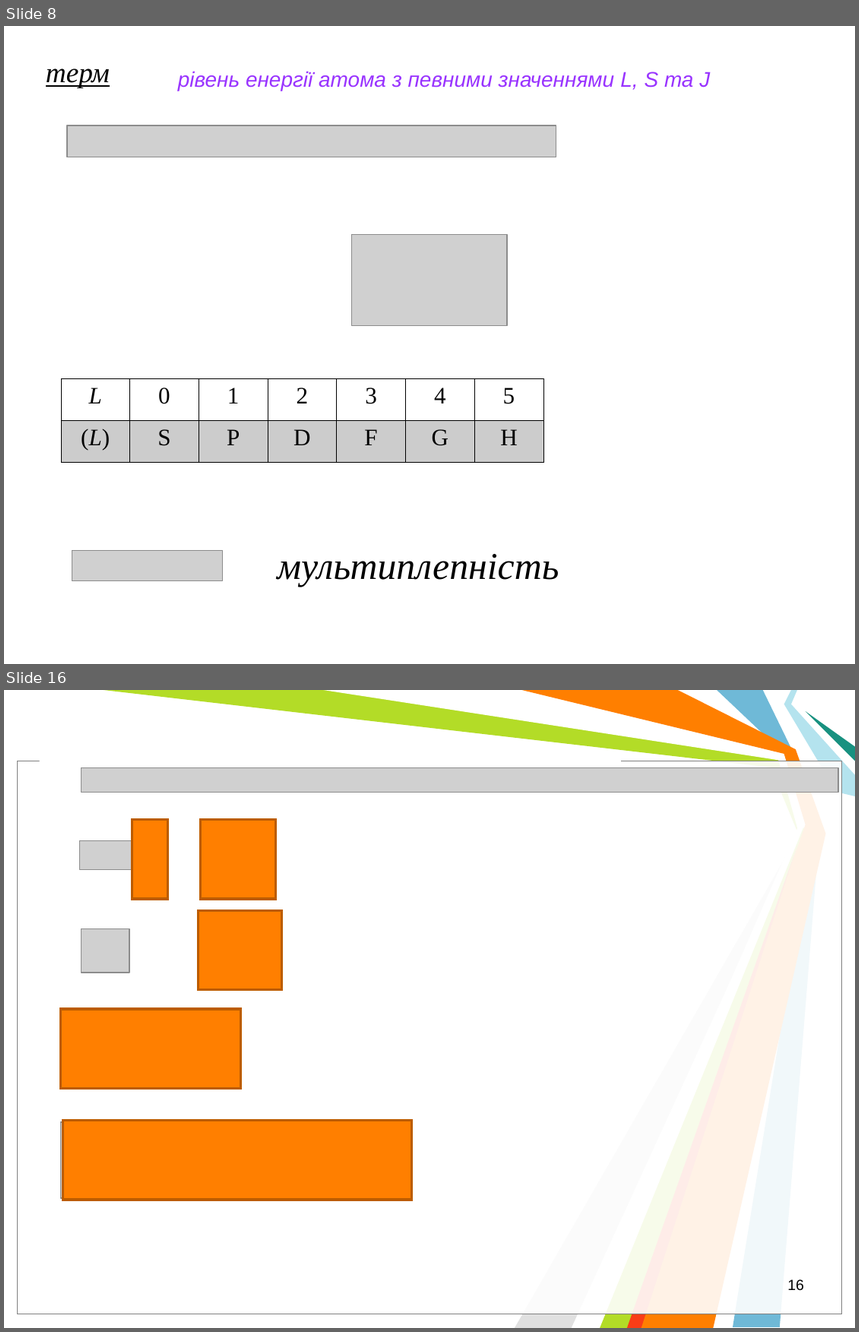
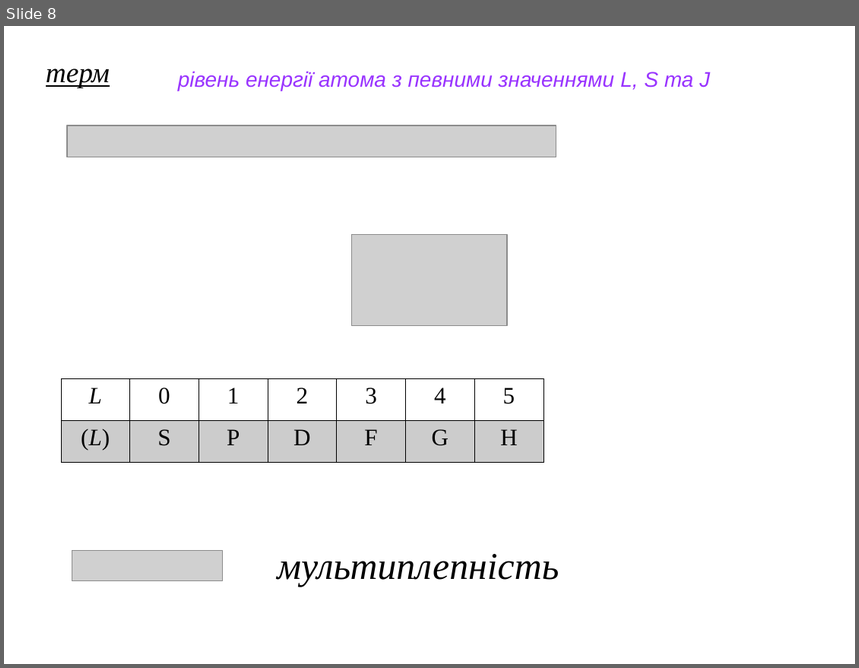
Before and after one commit to l432/NMK, a slide deck: Lecture/Chem/Lessons13/Less00_13s.ppt. Shown one above the other, each under a label of ours: slides 8 and 16 before the commit, slide 8 after it; the slides between them are not shown. The pictures are 859x1332 and 859x668 pixels, drawn with LibreOffice and Linux fonts; fonts in the diff are those of the drawing; grey boxes stand for pictures; background and template pictures are left out. Boxes give left, top, right and bottom in pixels: in the first picture for what was removed or moved away, otherwise in the second. Text is boxed around its words. In the diff, an @@ line names an element or a change of style, - is before the commit and + after.

```diff
--- a/Lecture/Chem/Lessons13/Less00_13s.ppt
+++ b/Lecture/Chem/Lessons13/Less00_13s.ppt
@@ slide 16 removed at (x1=4, y1=690, x2=855, y2=1328), background #FFFFFF @@
@@ freeform shape removed at (x1=104, y1=690, x2=806, y2=1328) @@
@@ freeform shape removed at (x1=323, y1=690, x2=805, y2=1328) @@
@@ freeform shape removed at (x1=522, y1=690, x2=826, y2=1328) @@
@@ freeform shape removed at (x1=718, y1=690, x2=820, y2=1328) @@
@@ freeform shape removed at (x1=785, y1=690, x2=855, y2=796) @@
@@ freeform shape removed at (x1=806, y1=711, x2=855, y2=761) @@
@@ rectangle removed at (x1=40, y1=753, x2=621, y2=768) @@
@@ rectangle removed at (x1=18, y1=761, x2=842, y2=1315) @@
@@ rectangle removed at (x1=18, y1=761, x2=842, y2=1315) @@
@@ picture removed at (x1=81, y1=768, x2=838, y2=792) @@
@@ rectangle removed at (x1=132, y1=820, x2=168, y2=900) @@
@@ rectangle removed at (x1=201, y1=820, x2=275, y2=900) @@
@@ picture removed at (x1=202, y1=824, x2=275, y2=897) @@
@@ picture removed at (x1=80, y1=841, x2=154, y2=869) @@
@@ freeform shape removed at (x1=515, y1=844, x2=793, y2=1328) @@
@@ freeform shape removed at (x1=627, y1=846, x2=797, y2=1328) @@
@@ rectangle removed at (x1=198, y1=910, x2=282, y2=989) @@
@@ picture removed at (x1=81, y1=929, x2=129, y2=973) @@
@@ rectangle removed at (x1=60, y1=1009, x2=240, y2=1088) @@
@@ picture removed at (x1=67, y1=1009, x2=241, y2=1086) @@
@@ picture removed at (x1=60, y1=1122, x2=409, y2=1198) @@
@@ rectangle removed at (x1=63, y1=1121, x2=411, y2=1200) @@
@@ page number removed at (x1=788, y1=1280, x2=804, y2=1291) @@
-16
```
Also in this commit, not shown: 5 slides changed, 7 slides added, 6 other slides removed, 3 other files.
